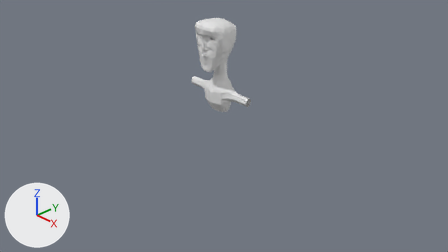
An edit to the Blender file HighClassTim.blend, drawn before and after from the same camera.
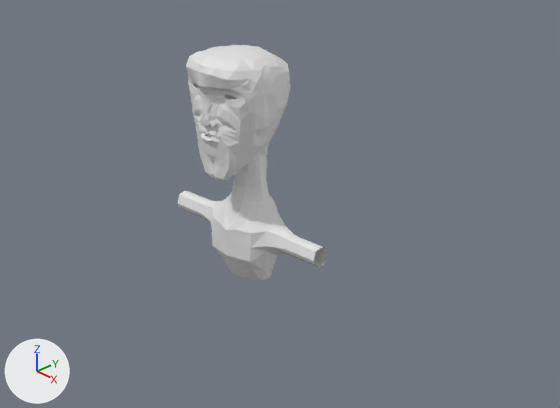
Old and new are each drawn from the file's camera 'Camera' and again close up on the part from 27% to 77% of the width and 0% to 65% of the height. Arrows for +X, +Y and +Z are at lower left; the lights stay in place.

Before the edit, the objects in view are built like this:
```python
me_plane = bpy.data.meshes.new('Plane')
me_plane.from_pydata(...)  # 463 vertices, 431 faces; spans x 0.0..5.3, y -9.44..3.09, z -0.18..4.92
me_plane.materials.append(None)
ob_plane = bpy.data.objects.new('Plane', me_plane)
ob_plane.location = (0.0, -0.499, 1.565)
ob_plane.rotation_euler = (1.571, 0.0, 6.283)  # degrees (90, 0, 360)
ob_plane.scale = (0.132, 0.132, -0.132)
_m = ob_plane.modifiers.new('Mirror', 'MIRROR')
_m.use_clip = True
```
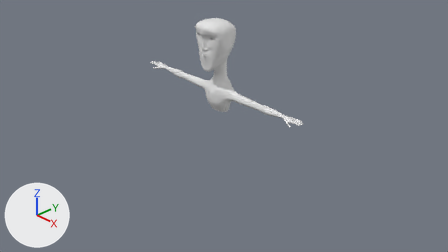
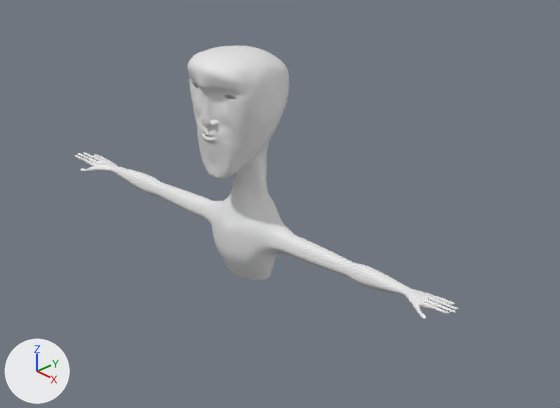
The change, as JSON lines over the scene's bpy script:
```json
{"block": "me_plane", "where": "# used by ob_plane; location = (0.0, -0.499, 1.565); rotation_euler = (1.571, 0.0, 6.283), in degrees (90, 0, 360); scale = (0.132, 0.132, -0.132)"}
{"op": "remove", "block": "me_plane", "code": "me_plane.from_pydata(...)  # 463 vertices, 431 faces; spans x 0.0..5.3, y -9.44..3.09, z -0.18..4.92"}
{"op": "add", "block": "me_plane", "code": "me_plane.from_pydata(...)  # 682 vertices, 651 faces; spans x 0.0..14.5, y -9.44..3.09, z -0.18..4.92"}
{"block": "me_plane", "change": "me_plane part 1"}
{"block": "me_plane", "change": "18 vertices move from x 3.58..5.3, y -7.52..-6.41, z 2.67..3.55 to x 3.58..6.41, y -7.62..-6.33, z 2.59..3.61"}
{"block": "me_plane", "change": "201 vertices are added at x 7.01..14.5, y -7.64..-6.31, z 2.01..3.67"}
{"block": "me_plane", "change": "7 new vertices lie (0.0, 0.0, 0.2) away from vertices in x 12.72..13.52, y -6.9..-6.62, z 2.49..3.45"}
{"block": "me_plane", "change": "6 new vertices lie (0.42, 0.0, 0.0) away from vertices in x 13.58..13.7, y -6.8..-6.62, z 2.43..3.13"}
{"block": "me_plane", "change": "5 new vertices lie (0.08, -0.03, 0.02) away from vertices in x 13.5..13.62, y -6.78..-6.6, z 2.66..3.32"}
{"block": "me_plane", "change": "220 new faces join them"}
{"block": "me_plane", "change": "me_plane part 2: 431 kept faces spanning x 0.0..6.41, y -9.44..3.09, z -0.18..4.92 are now shaded smooth"}
{"op": "add", "block": "ob_plane", "code": "_m = ob_plane.modifiers.new('Subdivision', 'SUBSURF')"}
{"op": "add", "block": "ob_plane", "code": "_m.levels = 2"}
```

Changed parts and their boxes (x1, y1, x2, y2) in the close-ups (560 x 408 px):
```json
{"object": "Plane", "change": "reshaped, modifiers changed", "before": [177, 45, 326, 280], "after": [75, 45, 458, 319], "on screen": "156% wider, 17% taller"}
{"part": 1, "of": "me_plane", "change": "built on", "before": [177, 191, 326, 268], "after": [75, 152, 458, 319]}
{"part": 2, "of": "me_plane", "change": "shading changed", "before": [189, 49, 285, 264], "after": [189, 49, 285, 264]}
```
